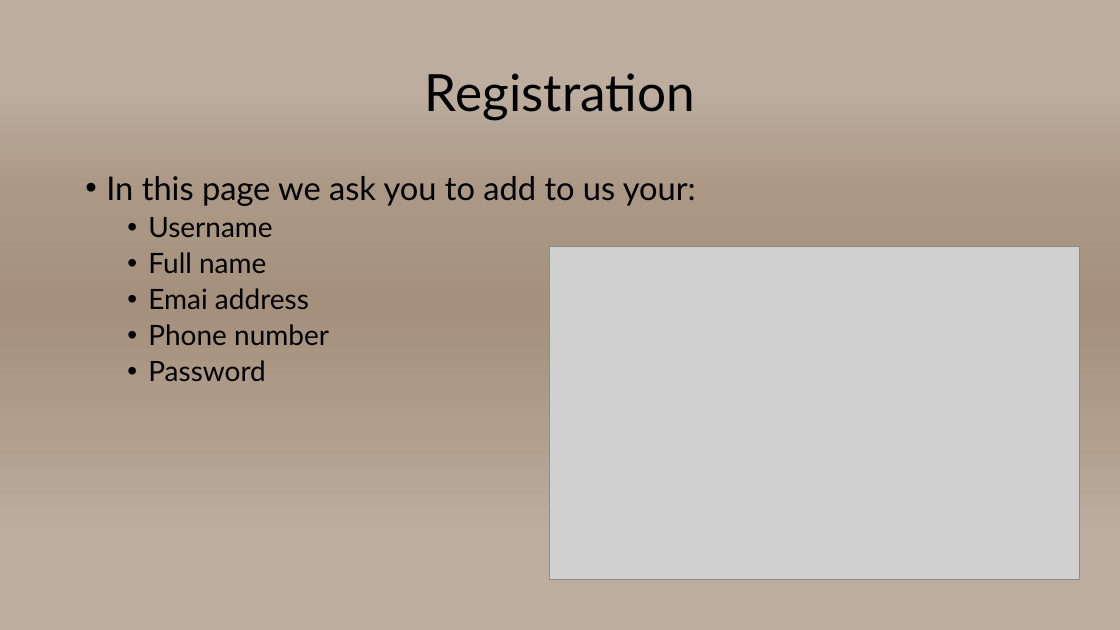
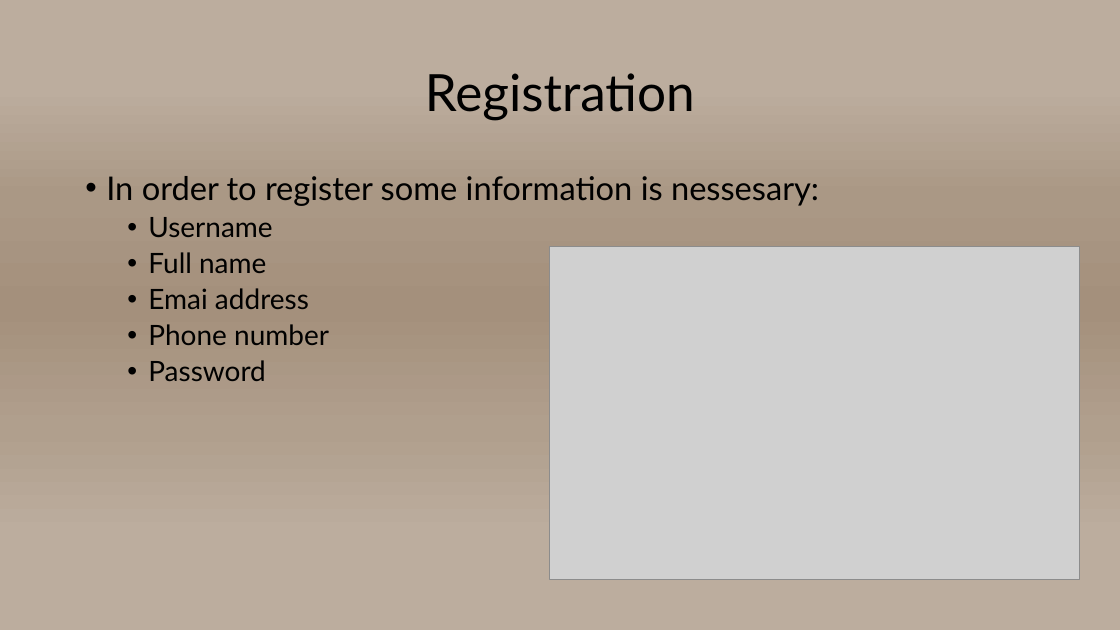
Before and after one commit to szpatrik0528/SoulPactum, a slide deck: slide 3 of Powerpoint/SoulPactum Webshop.pptx. Drawn at 1120x630 pixels with LibreOffice and Linux fonts; fonts in the diff are those of the drawing; grey boxes stand for pictures. Boxes give left, top, right and bottom in pixels: in the first picture for what was removed or moved away, otherwise in the second. Text is boxed around its words. In the diff, an @@ line names an element or a change of style, - is before the commit and + after.

```diff
--- a/Powerpoint/SoulPactum Webshop.pptx
+++ b/Powerpoint/SoulPactum Webshop.pptx
@@ text at <box>106,176,819,206</box>: text changed @@
-• In this page we ask you to add to us your:
+• In order to register some information is nessesary:
```
Also in this commit, not shown: 7 other slides changed, 1 slide added, 1 slide removed, 1 other file.
